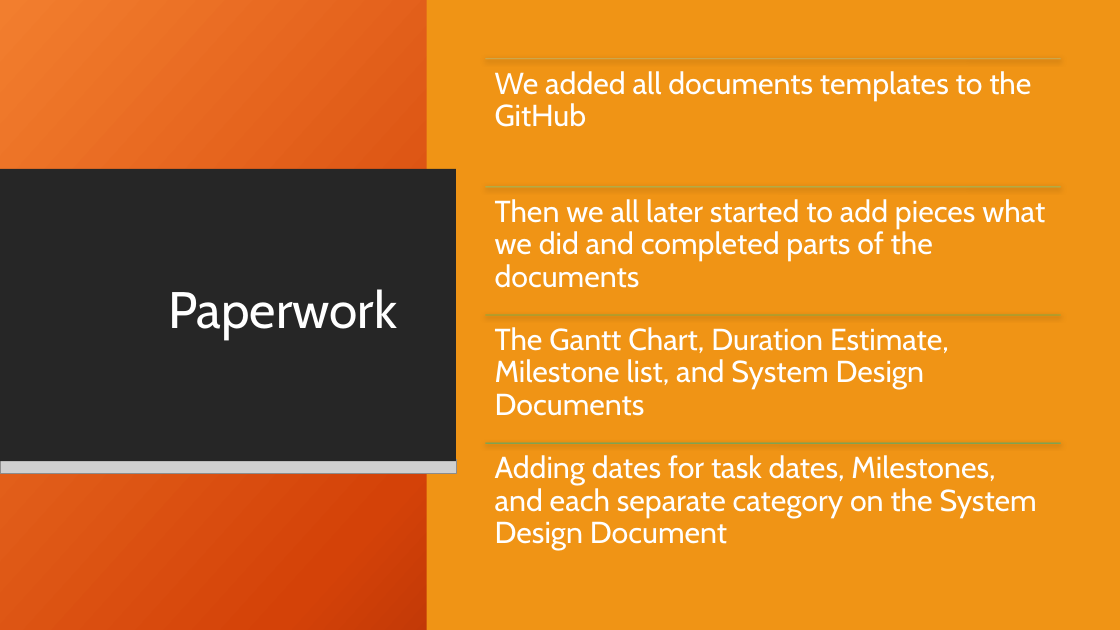
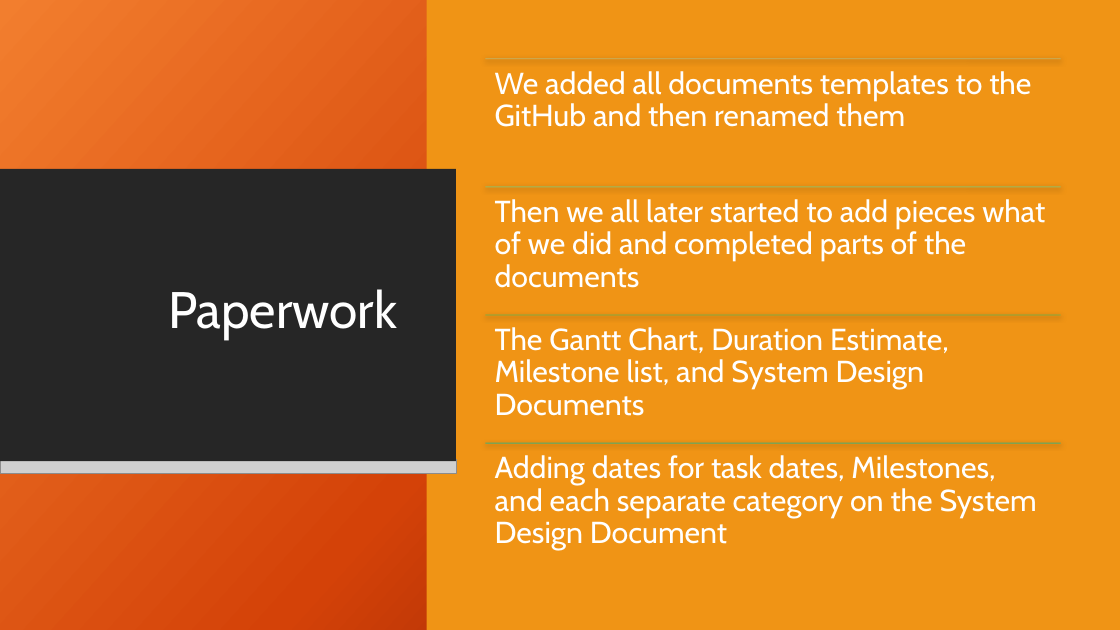
Before and after one commit to Dwaddle26/EncryptNotes, a slide deck: slide 4 of Phase 2 Documentation/Team_2_Presentation_2.pptx. Drawn at 1120x630 pixels with LibreOffice and Linux fonts; fonts in the diff are those of the drawing; grey boxes stand for pictures; background and template pictures are left out. Boxes give left, top, right and bottom in pixels: in the first picture for what was removed or moved away, otherwise in the second. Text is boxed around its words. In the diff, an @@ line names an element or a change of style, - is before the commit and + after.

```diff
--- a/Phase 2 Documentation/Team_2_Presentation_2.pptx
+++ b/Phase 2 Documentation/Team_2_Presentation_2.pptx
@@ text at box(495, 71, 1031, 127): text changed @@
-We added all documents templates to the GitHub
+We added all documents templates to the GitHub and then renamed them
@@ text at box(495, 199, 1045, 288): text changed @@
-Then we all later started to add pieces what we did and completed parts of the documents
+Then we all later started to add pieces what of we did and completed parts of the documents
```
Also in this commit, not shown: 1 other slide changed.
